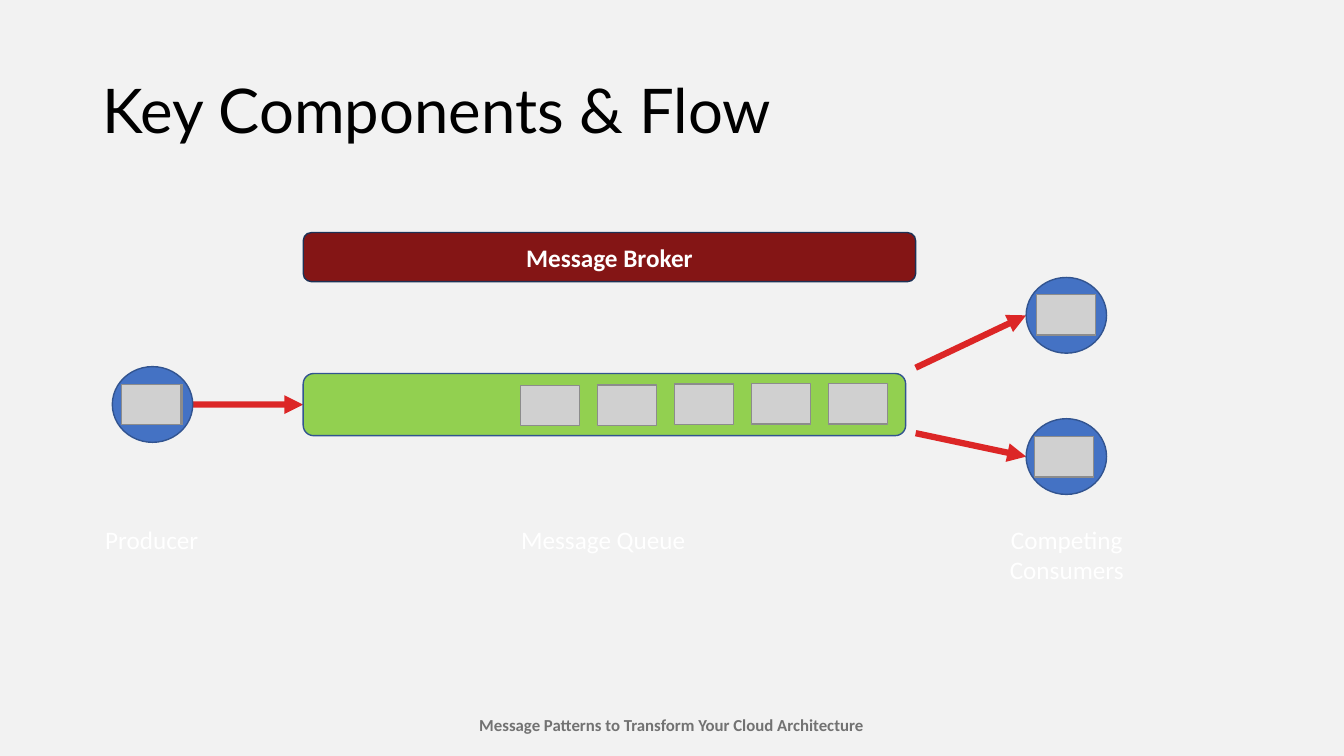
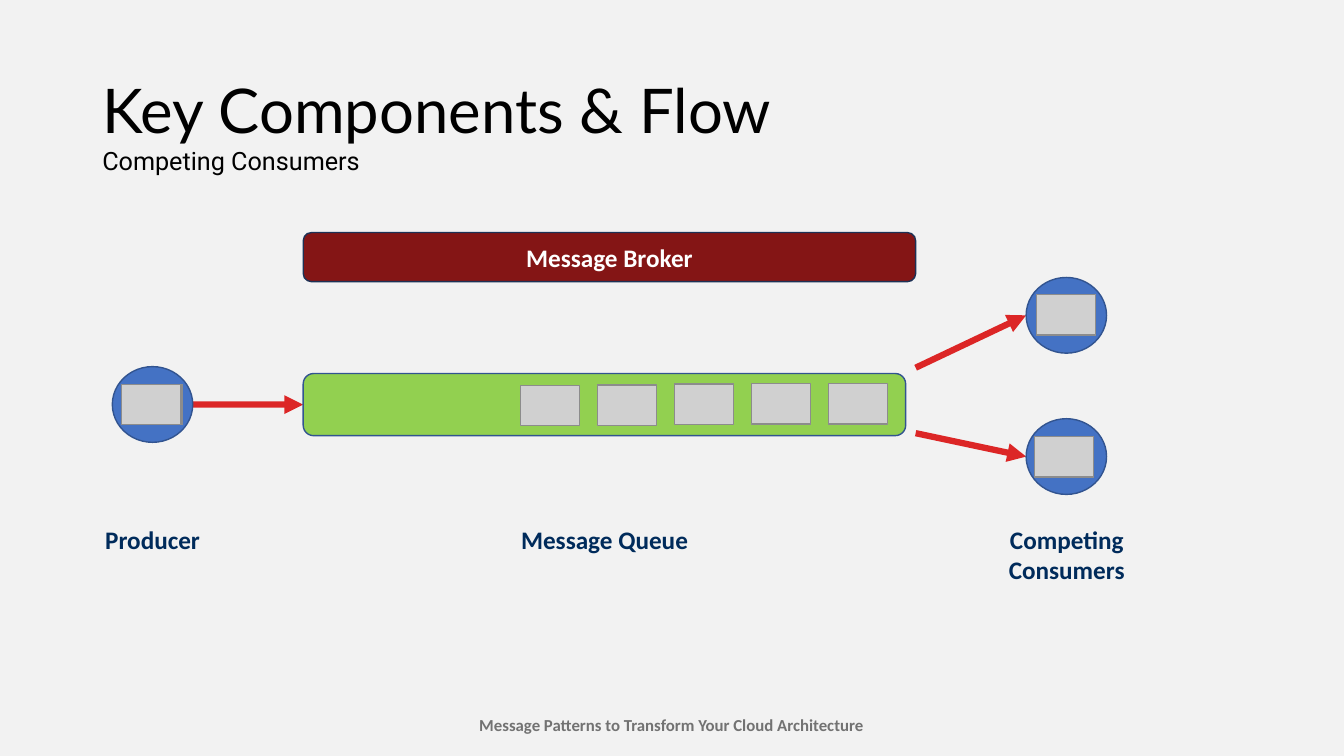
Before and after one commit to TaleLearnCode/MessagingPatternsToTransformYourCloudArchitecture, a slide deck: slide 36 of EventMaterials/MessagingPatterns-AtlantaCloudConference2025.pptx. Drawn at 1344x756 pixels with LibreOffice and Linux fonts; fonts in the diff are those of the drawing; grey boxes stand for pictures. Boxes give left, top, right and bottom in pixels: in the first picture for what was removed or moved away, otherwise in the second. Text is boxed around its words. In the diff, an @@ line names an element or a change of style, - is before the commit and + after.

```diff
--- a/EventMaterials/MessagingPatterns-AtlantaCloudConference2025.pptx
+++ b/EventMaterials/MessagingPatterns-AtlantaCloudConference2025.pptx
@@ text added at (102, 152, 359, 176), 18 pt, text #000000 @@
+Competing Consumers
@@ text added at (105, 531, 200, 549), 18 pt, text #002B5B, bold @@
+Producer
@@ text added at (521, 532, 688, 554), 18 pt, text #002B5B, bold @@
+Message Queue
@@ text added at (1009, 531, 1125, 579), 18 pt, text #002B5B, bold @@
+Competing
+Consumers
```
Also in this commit, not shown: 43 other slides changed, 1 other file.
